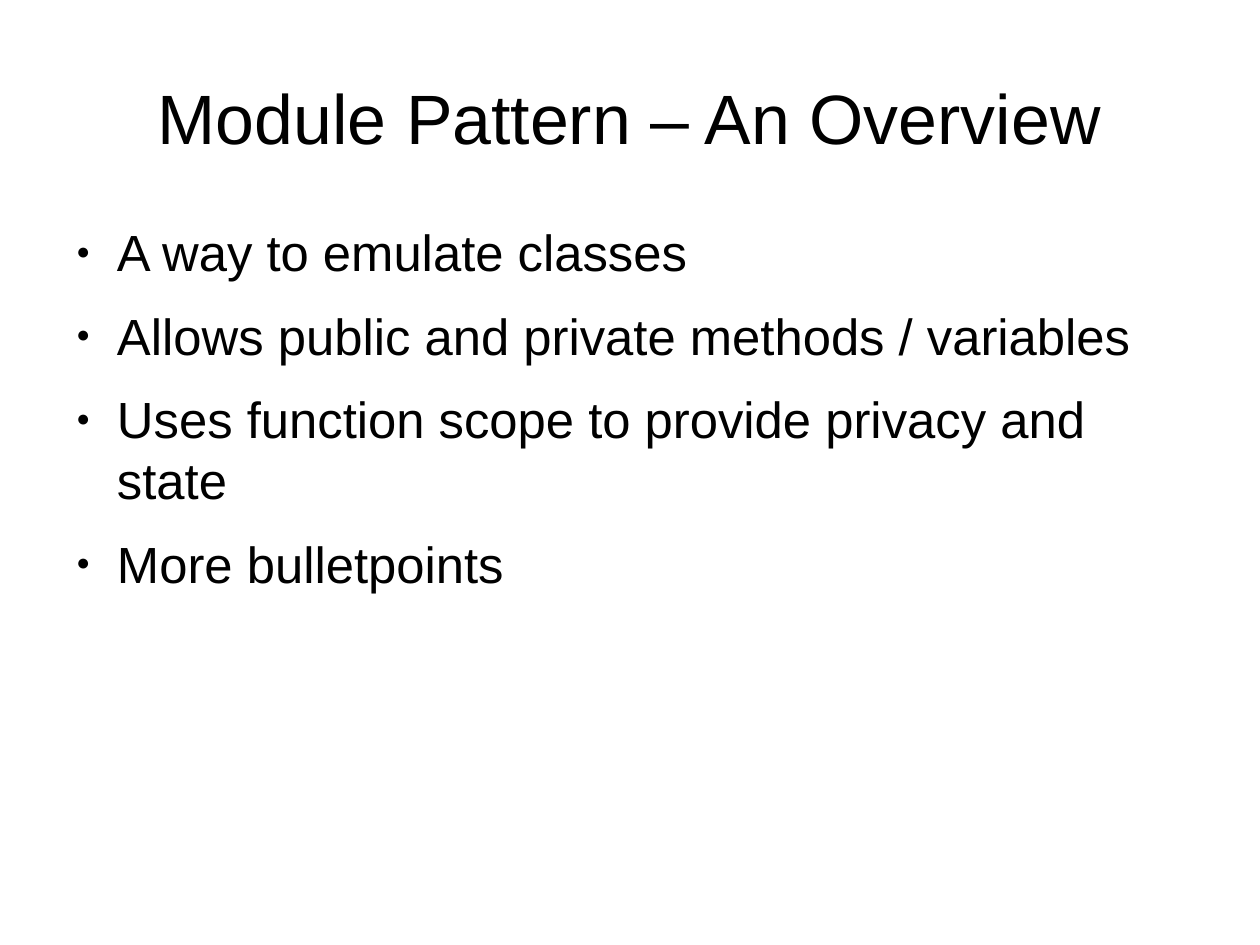
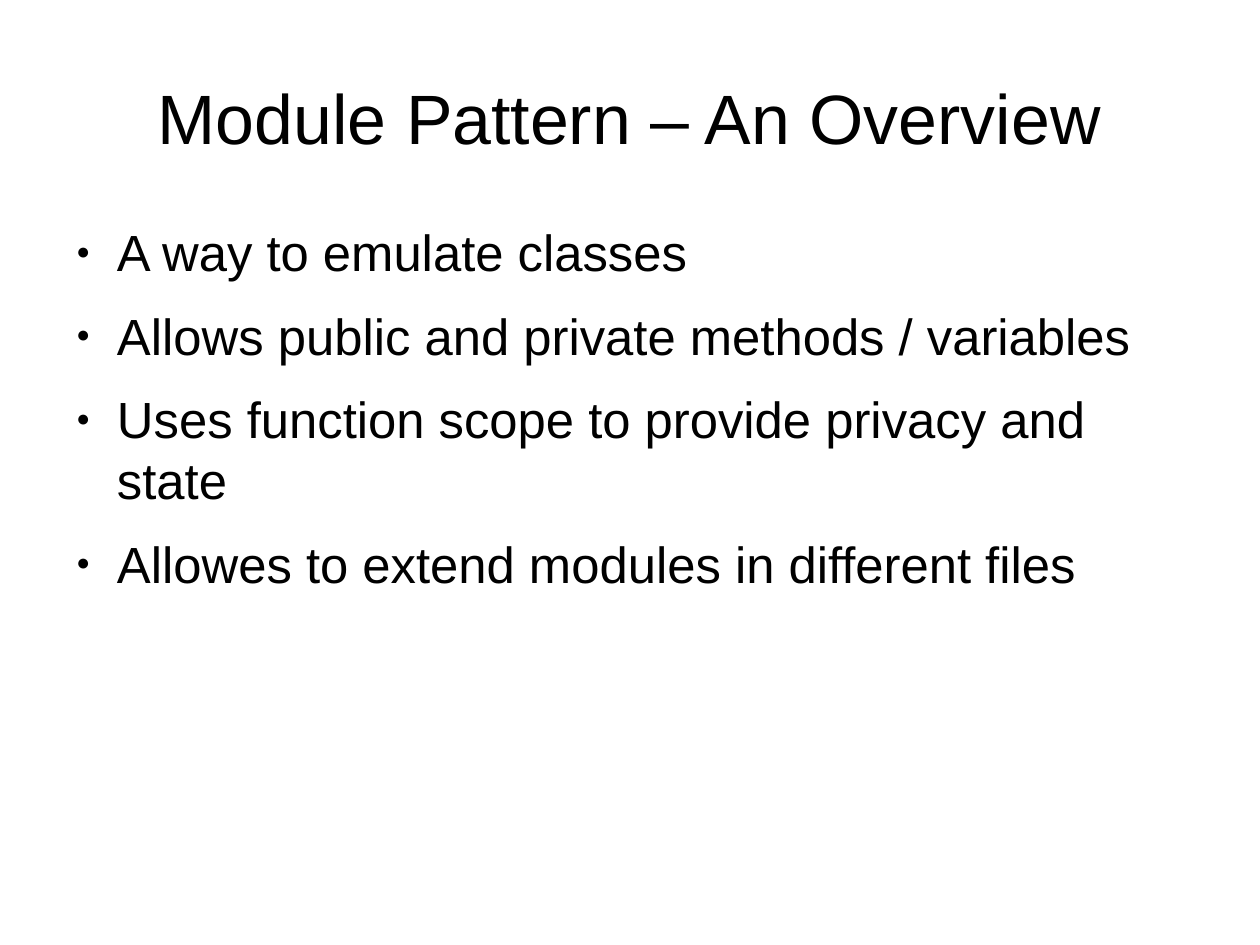
Before and after one commit to sattler/javascript-seminar-2015, a slide deck: slide 3 of presentation/Presentation.odp. Drawn at 1260x945 pixels with LibreOffice and Linux fonts; fonts in the diff are those of the drawing. Boxes give left, top, right and bottom in pixels: in the first picture for what was removed or moved away, otherwise in the second. Text is boxed around its words. In the diff, an @@ line names an element or a change of style, - is before the commit and + after.

```diff
--- a/presentation/Presentation.odp
+++ b/presentation/Presentation.odp
@@ text at (x1=117, y1=546, x2=1075, y2=584): text changed @@
-● More bulletpoints
+● Allowes to extend modules in different files
```
Also in this commit, not shown: 2 other slides changed, 5 slides added, 2 slides removed, 1 other file.
